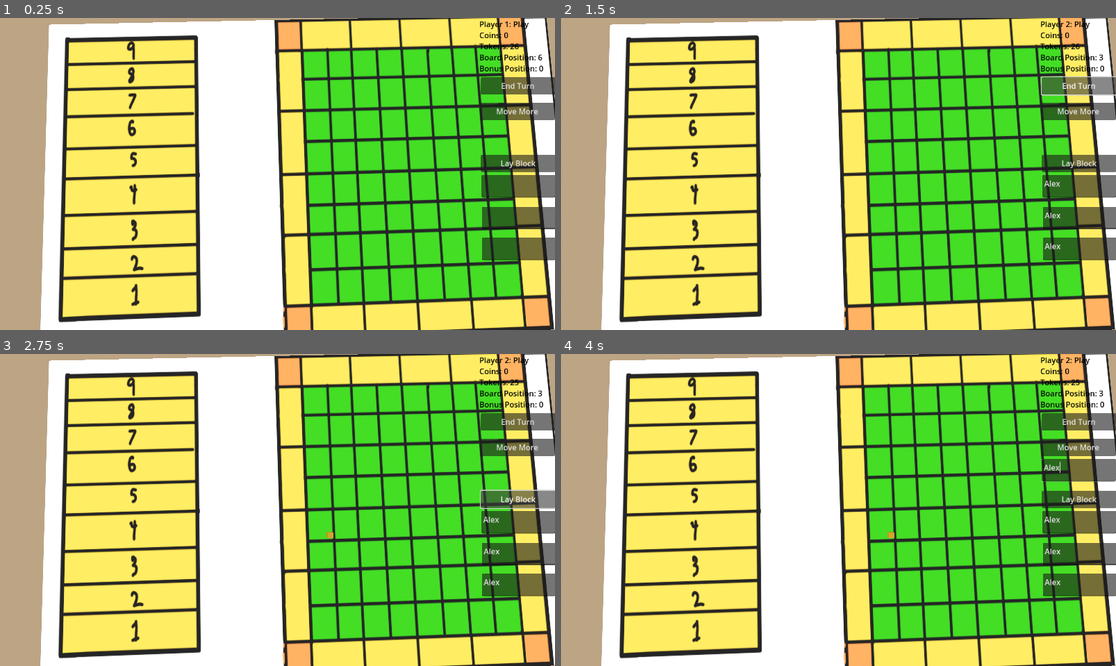
Above: before the commit, frames 1-4 (two rows, left to right).
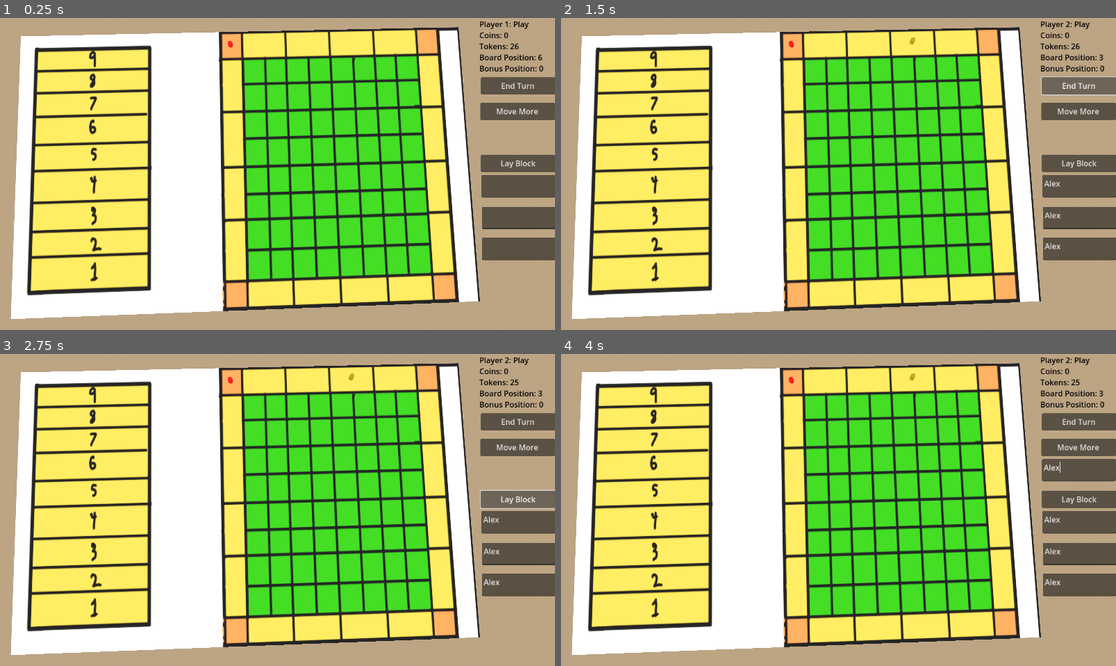
Above: after the commit, the same moments.

Repository: internot169/CasaGrande
Game: Godot game, scene res://main.tscn
Two runs of this game, one before a commit and one after it. Both use one fixed random seed, a clock stepped at 60 frames per second and the inputs below.
Inputs (mouse positions are in pixels of both pictures, inside the frame that each line leads up to):
- Up to frame 1 (0.25 s): no input
- Up to frame 2 (1.5 s): click (1077, 186) at 0.52 s; type "Alex" at 0.6 s; click (1077, 217) at 0.75 s; type "Alex" at 0.83 s; click (1077, 248) at 0.98 s; type "Alex" at 1.07 s; click "End Turn" at 1.25 s
- Up to frame 3 (2.75 s): click "Lay Block" at 2 s
- Up to frame 4 (4 s): click "Move More" at 2.75 s; click (1077, 469) at 3.52 s; type "Alex" at 3.6 s

The runs differ from the first frame. In frame 1, 73% of the frame differs, in the area x 1-100%, y 0-100%; in frame 2, 73%; in frame 3, 73%; in frame 4, 73%.
Error before the commit: Attempt to call function 'get_x_y_bound' in base 'null instance' on a null instance. (res://input_getter.gd:22)

Commit message:
Functional turn system

Diff:
--- a/CasaGrande/board.tscn
+++ b/CasaGrande/board.tscn
@@ -12,7 +12,7 @@
 [node name="Board" type="Node3D"]
 transform = Transform3D(1, 0, 0, 0, 1, 0, 0, 0, 0.163033, 0, 0, 63.3767)
 script = ExtResource("1_dva3j")
-positions = [NodePath("Positions/Position1"), NodePath("Positions/Position2"), NodePath("Positions/Position3"), NodePath("Positions/Position4"), NodePath("Positions/Position5"), NodePath("Positions/Position6"), NodePath("Positions/Position7"), NodePath("Positions/Position8"), NodePath("Positions/Position9"), NodePath("Positions/Position10"), NodePath("Positions/Position11"), NodePath("Positions/Position12"), NodePath("Positions/Position13"), NodePath("Positions/Position14"), NodePath("Positions/Position15"), NodePath("Positions/Position16"), NodePath("Positions/Position17"), NodePath("Positions/Position18"), NodePath("Positions/Position19"), NodePath("Positions/Position20")]
+positions = [NodePath(""), NodePath(""), NodePath(""), NodePath(""), NodePath(""), NodePath(""), NodePath(""), NodePath(""), NodePath(""), NodePath(""), NodePath(""), NodePath(""), NodePath(""), NodePath(""), NodePath(""), NodePath(""), NodePath(""), NodePath(""), NodePath(""), NodePath("")]
 
 [node name="MeshInstance3D2" type="MeshInstance3D" parent="."]
 transform = Transform3D(49.6266, -2.98023e-08, 2.4835e-21, 1.47899e-06, 0.999999, -8.33324e-14, 7.8297e-29, 4.44089e-16, 187.648, 0, 0.6, -395.157)
@@ -20,68 +20,5 @@
 mesh = SubResource("PlaneMesh_ejcem")
 skeleton = NodePath("")
 
-[node name="Positions" type="Node3D" parent="."]
-transform = Transform3D(1, 0, 0, 0, 1, 0, 0, 0, 0.680856, 0, 0.7, -401.784)
-
-[node name="Position1" type="Node3D" parent="Positions"]
-transform = Transform3D(1, 0, 0, 0, 1, 0, 0, 0, 1, -5.13533, 6.3109, -191.075)
-
-[node name="Position2" type="Node3D" parent="Positions"]
-transform = Transform3D(1, 0, 0, 0, 1, 0, 0, 0, 1, 2.28166, 0.5, -200.016)
-
-[node name="Position3" type="Node3D" parent="Positions"]
-transform = Transform3D(1, 0, 0, 0, 1, 0, 0, 0, 1, 9.53898, 0.5, -208.111)
-
-[node name="Position4" type="Node3D" parent="Positions"]
-transform = Transform3D(1, 0, 0, 0, 1, 0, 0, 0, 1, 17.0165, 0.5, -195.798)
-
-[node name="Position5" type="Node3D" parent="Positions"]
-transform = Transform3D(1, 0, 0, 0, 1, 0, 0, 0, 1, 26.4109, 0.5, -203.351)
-
-[node name="Position6" type="Node3D" parent="Positions"]
-transform = Transform3D(1, 0, 0, 0, 1, 0, 0, 0, 1, 35.303, 0.5, -211.94)
-
-[node name="Position7" type="Node3D" parent="Positions"]
-transform = Transform3D(1, 0, 0, 0, 1, 0, 0, 0, 1, 34.2989, 0.5, -121.217)
-
-[node name="Position8" type="Node3D" parent="Positions"]
-transform = Transform3D(1, 0, 0, 0, 1, 0, 0, 0, 1, 33.9458, 0.5, -32.9318)
-
-[node name="Position9" type="Node3D" parent="Positions"]
-transform = Transform3D(1, 0, 0, 0, 1, 0, 0, 0, 1, 34.371, 0.5, 40.7143)
-
-[node name="Position10" type="Node3D" parent="Positions"]
-transform = Transform3D(1, 0, 0, 0, 1, 0, 0, 0, 1, 35.3963, 0.5, 118.553)
-
-[node name="Position11" type="Node3D" parent="Positions"]
-transform = Transform3D(1, 0, 0, 0, 1, 0, 0, 0, 1, 35.0637, 0.5, 184.989)
-
-[node name="Position12" type="Node3D" parent="Positions"]
-transform = Transform3D(1, 0, 0, 0, 1, 0, 0, 0, 1, 26.4809, 0.5, 186.087)
-
-[node name="Position13" type="Node3D" parent="Positions"]
-transform = Transform3D(1, 0, 0, 0, 1, 0, 0, 0, 1, 17.6174, 0.5, 180.888)
-
-[node name="Position14" type="Node3D" parent="Positions"]
-transform = Transform3D(1, 0, 0, 0, 1, 0, 0, 0, 1, 10.8027, 0.5, 178.713)
-
-[node name="Position15" type="Node3D" parent="Positions"]
-transform = Transform3D(1, 0, 0, 0, 1, 0, 0, 0, 1, 2.94075, 0.500002, 190.525)
-
-[node name="Position16" type="Node3D" parent="Positions"]
-transform = Transform3D(1, 0, 0, 0, 1, 0, 0, 0, 1, -4.58679, 0.499998, 188.613)
-
-[node name="Position17" type="Node3D" parent="Positions"]
-transform = Transform3D(1, 0, 0, 0, 1, 0, 0, 0, 1, -5.06657, 0.5, 117.258)
-
-[node name="Position18" type="Node3D" parent="Positions"]
-transform = Transform3D(1, 0, 0, 0, 1, 0, 0, 0, 1, -5.31261, 0.500004, 39.5394)
-
-[node name="Position19" type="Node3D" parent="Positions"]
-transform = Transform3D(1, 0, 0, 0, 1, 0, 0, 0, 1, -5.15252, 0.5, -37.2402)
-
-[node name="Position20" type="Node3D" parent="Positions"]
-transform = Transform3D(1, 0, 0, 0, 1, 0, 0, 0, 1, -4.89924, 0.5, -110.99)
-
 [node name="InputGetter" type="Node3D" parent="."]
 script = ExtResource("3_f3ugf")
--- a/CasaGrande/input_getter.gd
+++ b/CasaGrande/input_getter.gd
@@ -1,7 +1,7 @@
 extends Node3D
 
-var x
-var y
+var x = 0
+var y = 0
 
 # Called when the node enters the scene tree for the first time.
 func _ready():
@@ -19,7 +19,7 @@
 
 
 func _process(_delta):
-	var bounds = get_tree().get_root().find_child("GameManager").get_x_y_bound()
+	var bounds = get_node("..").get_node("../GameManager").get_x_y_bound()
 	var x_left_bound = bounds[0]
 	var x_right_bound = bounds[1]
 	var y_left_bound = bounds[2]
@@ -37,3 +37,7 @@
 
 func display_input_box():
 	pass
+
+func reset():
+	x = 0
+	y = 0
--- a/CasaGrande/main.tscn
+++ b/CasaGrande/main.tscn
@@ -24,27 +24,32 @@
 [node name="Main" type="Node3D"]
 
 [node name="Board" parent="." instance=ExtResource("1_0ml7a")]
+transform = Transform3D(1, 0, 0, 0, 1, 0, 0, 0, 0.163033, 0, 0, 0)
+positions = [NodePath("../Position1"), NodePath("../Position2"), NodePath("../Position3"), NodePath("../Position4"), NodePath("../Position5"), NodePath("../Position6"), NodePath("../Position7"), NodePath("../Position8"), NodePath("../Position9"), NodePath("../Position10"), NodePath("../Position11"), NodePath("../Position12"), NodePath("../Position13"), NodePath("../Position14"), NodePath("../Position15"), NodePath("../Position16"), NodePath("../Position17"), NodePath("../Position18"), NodePath("../Position19"), NodePath("../Position20")]
+
+[node name="TopLeft" type="Node3D" parent="Board"]
+transform = Transform3D(0.999517, 0.0296021, -0.00935947, 0.00819266, 0.039295, 0.999193, 0.183681, -6.1263, 0.239421, 0.184784, 0.619092, -542.028)
 
 [node name="GameManager" parent="." instance=ExtResource("2_0ab3p")]
 players = [NodePath("../Token"), NodePath("../Token2"), NodePath("../Token3"), NodePath("../Token4")]
 
 [node name="Token" parent="." instance=ExtResource("3_81pnq")]
-transform = Transform3D(1, 0, 0, 0, 1, 0, 0, 0, 1, 2.3, 1, 0)
+transform = Transform3D(1, 0, 0, 0, 1, 0, 0, 0, 1, 0.694714, 1, -85.642)
 new_color = Color(0.239216, 0.635294, 0, 1)
 
 [node name="Token2" parent="." instance=ExtResource("3_81pnq")]
-transform = Transform3D(1, 0, 0, 0, 1, 0, 0, 0, 1, 0, 0.5, -3.74155)
+transform = Transform3D(1, 0, 0, 0, 1, 0, 0, 0, 1, 3.83096, 0.5, -60.1113)
 new_color = Color(0.670588, 0.505882, 0.0352941, 1)
 
 [node name="Token3" parent="." instance=ExtResource("3_81pnq")]
-transform = Transform3D(1, 0, 0, 0, 1, 0, 0, 0, 1, -3.0209, 0.5, 0)
+transform = Transform3D(1, 0, 0, 0, 1, 0, 0, 0, 1, 0.810063, 0.5, -56.3698)
 new_color = Color(0.282353, 0.498039, 1, 1)
 
 [node name="Token4" parent="." instance=ExtResource("3_81pnq")]
-transform = Transform3D(1, 0, 0, 0, 1, 0, 0, 0, 1, 0, 0.5, 0.971)
+transform = Transform3D(1, 0, 0, 0, 1, 0, 0, 0, 1, 3.83096, 0.5, -55.3988)
 
 [node name="CameraHolder" type="Node3D" parent="."]
-transform = Transform3D(1, 0, 0, 0, 1, 0, 0, 0, 1, 0, 0, 2.34362)
+transform = Transform3D(1, 0, 0, 0, 1, 0, 0, 0, 1, 12.5875, 4.37823, -58.9517)
 
 [node name="Camera3D" type="Camera3D" parent="CameraHolder"]
 transform = Transform3D(0.999518, 0.0296021, -0.00935947, 0.00819267, 0.039295, 0.999194, 0.029946, -0.998789, 0.0390336, -5.94538, 30.392, -2.1832)
@@ -52,3 +57,63 @@
 attributes = SubResource("CameraAttributesPractical_tasdl")
 fov = 90.0
 far = 4003.02
+
+[node name="Position1" type="Node3D" parent="."]
+transform = Transform3D(1, 0, 0, 0, 1, 0, 0, 0, 0.111002, -2.58295, 1.12932, -91.3763)
+
+[node name="Position2" type="Node3D" parent="."]
+transform = Transform3D(1, 0, 0, 0, 1, 0, 0, 0, 0.111002, 4.72307, 1.2, -91.0372)
+
+[node name="Position3" type="Node3D" parent="."]
+transform = Transform3D(1, 0, 0, 0, 1, 0, 0, 0, 0.111002, 14.7547, 1.2, -91.048)
+
+[node name="Position4" type="Node3D" parent="."]
+transform = Transform3D(1, 0, 0, 0, 1, 0, 0, 0, 0.111002, 24.2297, 1.2, -91.4568)
+
+[node name="Position5" type="Node3D" parent="."]
+transform = Transform3D(1, 0, 0, 0, 1, 0, 0, 0, 0.111002, 34.7339, 1.2, -91.0744)
+
+[node name="Position6" type="Node3D" parent="."]
+transform = Transform3D(1, 0, 0, 0, 1, 0, 0, 0, 0.111002, 42.2943, 1.2, -91.251)
+
+[node name="Position7" type="Node3D" parent="."]
+transform = Transform3D(1, 0, 0, 0, 1, 0, 0, 0, 0.111002, 42.399, 1.2, -82.2358)
+
+[node name="Position8" type="Node3D" parent="."]
+transform = Transform3D(1, 0, 0, 0, 1, 0, 0, 0, 0.111002, 42.2482, 1.2, -70.4327)
+
+[node name="Position9" type="Node3D" parent="."]
+transform = Transform3D(1, 0, 0, 0, 1, 0, 0, 0, 0.111002, 42.3085, 1.2, -58.8087)
+
+[node name="Position10" type="Node3D" parent="."]
+transform = Transform3D(1, 0, 0, 0, 1, 0, 0, 0, 0.111002, 42.5779, 1.2, -46.0107)
+
+[node name="Position11" type="Node3D" parent="."]
+transform = Transform3D(1, 0, 0, 0, 1, 0, 0, 0, 0.111002, 42.1978, 1.2, -36.6696)
+
+[node name="Position12" type="Node3D" parent="."]
+transform = Transform3D(1, 0, 0, 0, 1, 0, 0, 0, 0.111002, 34.2139, 1.2, -36.3505)
+
+[node name="Position13" type="Node3D" parent="."]
+transform = Transform3D(1, 0, 0, 0, 1, 0, 0, 0, 0.111002, 24.5469, 1.2, -36.1242)
+
+[node name="Position14" type="Node3D" parent="."]
+transform = Transform3D(1, 0, 0, 0, 1, 0, 0, 0, 0.111002, 14.5185, 1.2, -36.3656)
+
+[node name="Position15" type="Node3D" parent="."]
+transform = Transform3D(1, 0, 0, 0, 1, 0, 0, 0, 0.111002, 4.44717, 1.2, -36.2596)
+
+[node name="Position16" type="Node3D" parent="."]
+transform = Transform3D(1, 0, 0, 0, 1, 0, 0, 0, 0.111002, -2.27694, 1.2, -37.8056)
+
+[node name="Position17" type="Node3D" parent="."]
+transform = Transform3D(1, 0, 0, 0, 1, 0, 0, 0, 0.111002, -2.55586, 1.2, -47.1058)
+
+[node name="Position18" type="Node3D" parent="."]
+transform = Transform3D(1, 0, 0, 0, 1, 0, 0, 0, 0.111002, -2.70147, 1.2, -60.2185)
+
+[node name="Position19" type="Node3D" parent="."]
+transform = Transform3D(1, 0, 0, 0, 1, 0, 0, 0, 0.111002, -2.34052, 1.2, -69.8775)
+
+[node name="Position20" type="Node3D" parent="."]
+transform = Transform3D(1, 0, 0, 0, 1, 0, 0, 0, 0.111002, -1.88051, 1.2, -82.141)
Not shown, changed: CasaGrande/Board.psd
